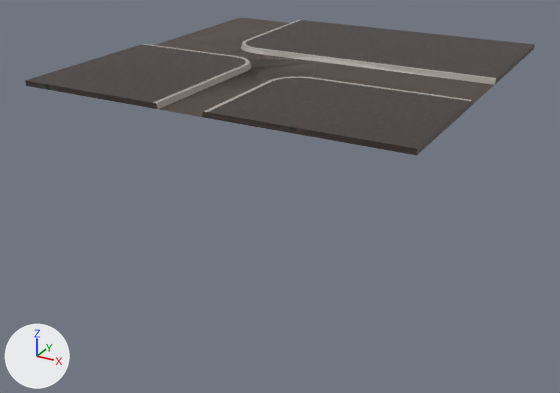
A saved change to the FBX model projectContextII/Assets/Meshes/Buildings/Chunk01_Street.fbx.
Before and after are seen from a 50 mm lens placed at (27.9, -54.5, 30.5), pointed at (-1.0, -2.1, 4.3). Arrows for +X, +Y and +Z are at lower left; the lights stay in place. Where no turn or scale is listed for an object, it has been applied to the vertices.
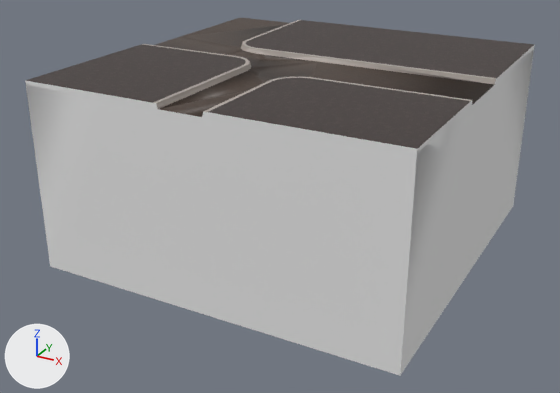
Location of each change, [x1, y1, x2, y2] in pixels of the pictures (560 x 393 px):
'Cube.003', reshaped (159% taller)
    before: [25, 17, 535, 155]
    after: [25, 17, 535, 376]
part 1 of me_cube_004, built on
    before: [25, 81, 101, 99]
    after: [25, 50, 534, 376]
part 2 of me_cube_004, surface changed
    both: [159, 24, 494, 117]
part 3 of me_cube_004, recoloured (black to grey)
    both: [101, 45, 535, 155]

The edits, one by one:
Material 'Black' (mat_black) is new.
Its base color is (0.8, 0.8, 0.8) (white #e7e7e7).
Its roughness is 1.0.
me_cube_004 is used by ob_cube_003; location (0.0, 0.0, 0.0).
me_cube_004 had 91 vertices, 193 faces and spanned x -15.1..14.9, y -14.9..15.1, z 15.0..15.4.
me_cube_004 now has 95 vertices, 209 faces and spans x -15.1..14.9, y -14.9..15.1, z 0.0..15.4.
Part 1, on me_cube_004:
2 faces are deleted.
4 vertices are added at (14.9, -14.9, 0.0), (14.9, 15.1, 0.0), (-15.1, -14.9, 0.0), (-15.1, 15.1, 0.0).
18 new faces join them, mat_black (white #e7e7e7).
me_cube_004 part 2: 27 kept faces spanning x -15.1..14.9, y -14.9..15.1, z 15.0 get new texture (UV) coordinates.
me_cube_004 part 3: 18 faces spanning x -15.1..14.9, y -14.9..15.1, z 15.0..15.4 switch from mat_street_mat (picture img_streetfishgrate_low_streetfishgrate_mat_basecolor_png) to mat_black (white #e7e7e7).
